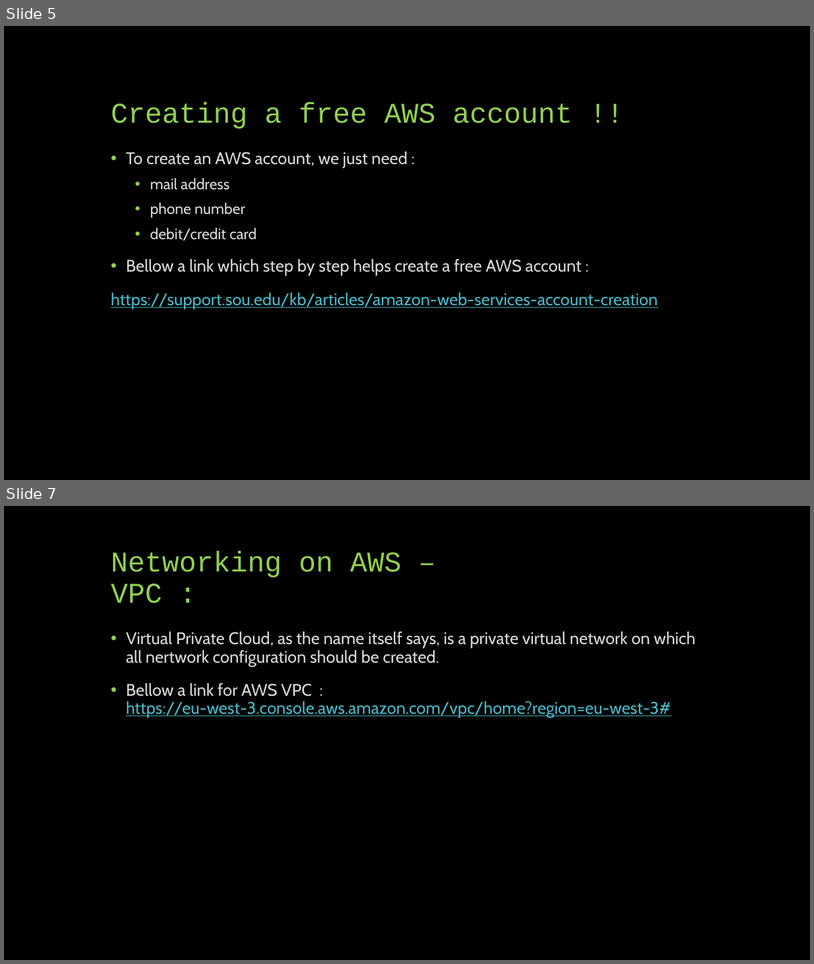
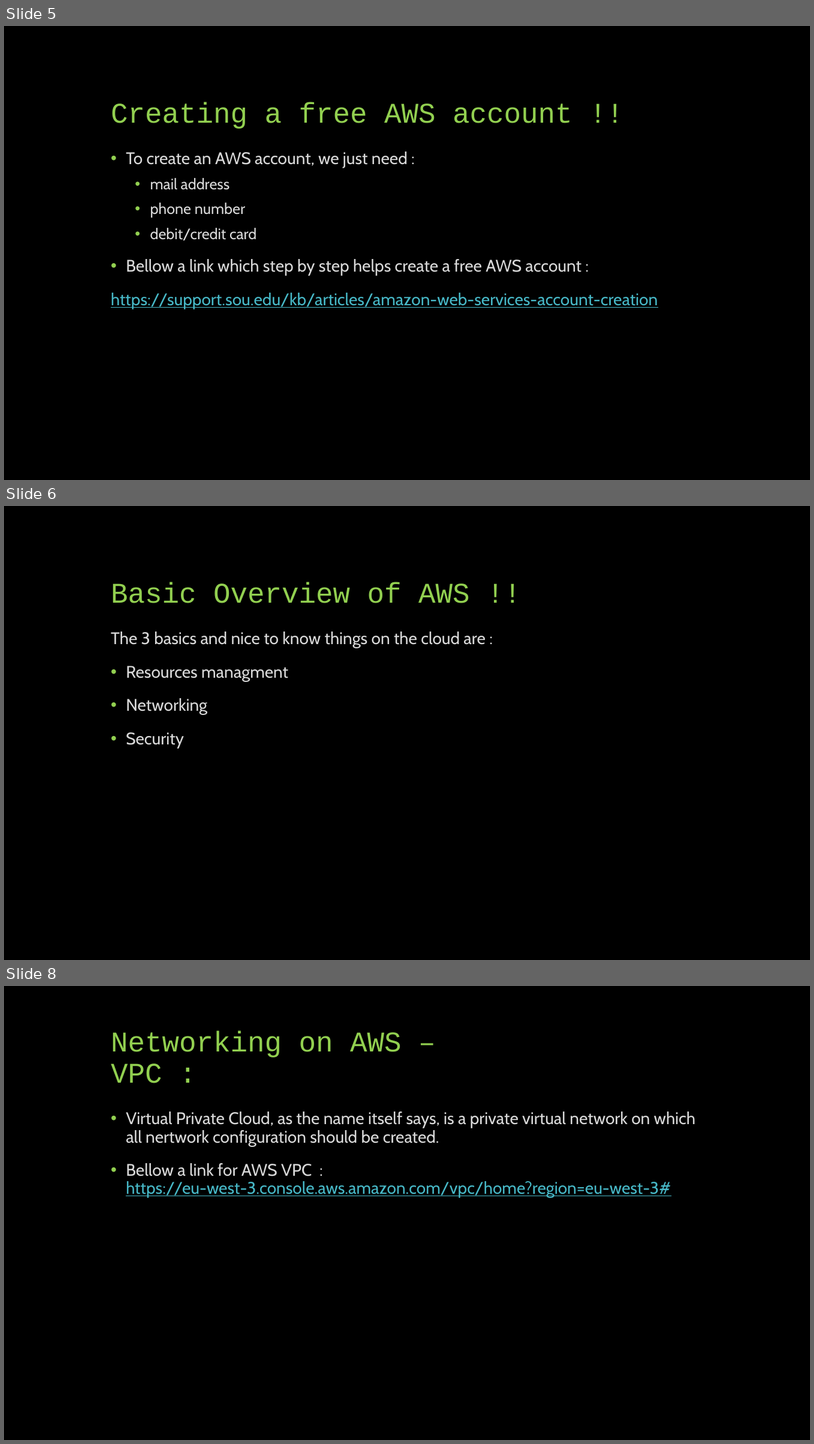
Before and after one commit to derrickrose/big-data-aws-demo, a slide deck: files/Big Data on AWS.pptx. Shown one above the other, each under a label of ours: slides 5 and 7 before the commit, slides 5, 6 and 8 after it; the slides between them are not shown. The pictures are 814x964 and 814x1444 pixels, drawn with LibreOffice and Linux fonts; fonts in the diff are those of the drawing. Boxes give left, top, right and bottom in pixels: in the first picture for what was removed or moved away, otherwise in the second. Text is boxed around its words. In the diff, an @@ line names an element or a change of style, - is before the commit and + after.

```diff
--- a/files/Big Data on AWS.pptx
+++ b/files/Big Data on AWS.pptx
@@ slide 6 added at (x1=4, y1=506, x2=810, y2=960), background #000000 @@
@@ title added at (x1=111, y1=582, x2=470, y2=603), 34 pt, text #92D050 @@
+Basic Overview of AWS !!
@@ text added at (x1=111, y1=631, x2=485, y2=748), 20 pt, text #D9D9D9 @@
+The 3 basics and nice to know things on the cloud are :
+• Resources managment
+• Networking
+• Security
@@ what was slide 7 is now slide 8 @@
```
Also in this commit, not shown: 5 slides changed, 1 other slide added.
